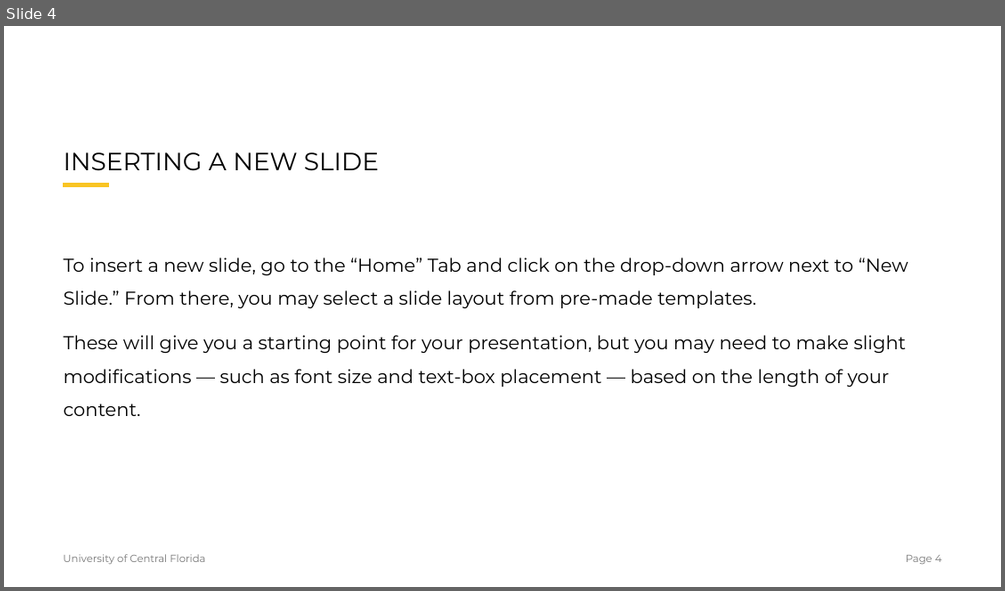
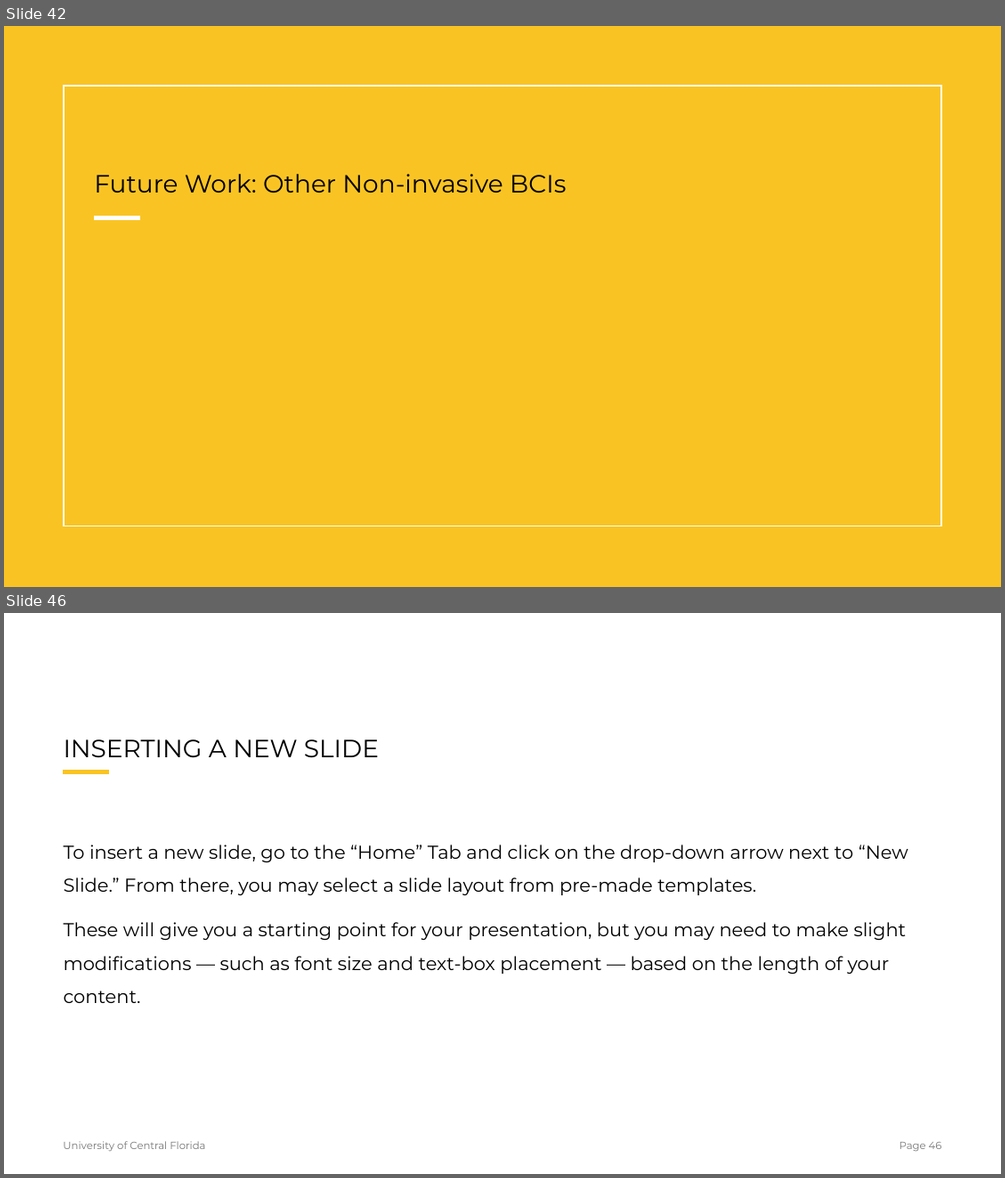
Before and after one commit to Wanyea/NeuroGaze, a slide deck: Research Documents/Thesis/NeuroGazeThesisDefense.pptx. Shown one above the other, each under a label of ours: slide 4 before the commit, slides 42 and 46 after it; the slides between them are not shown. The pictures are 1005x591 and 1005x1178 pixels, drawn with LibreOffice and Linux fonts; fonts in the diff are those of the drawing. Boxes give left, top, right and bottom in pixels: in the first picture for what was removed or moved away, otherwise in the second. Text is boxed around its words. In the diff, an @@ line names an element or a change of style, - is before the commit and + after.

```diff
--- a/Research Documents/Thesis/NeuroGazeThesisDefense.pptx
+++ b/Research Documents/Thesis/NeuroGazeThesisDefense.pptx
@@ slide 42 added at [4,26,1001,587], background #FFFFFF @@
@@ rectangle added at [4,26,1001,587], fill #F9C423 @@
@@ rectangle added at [64,86,942,526], outline #FFFFFF 1.5 pt @@
@@ title added at [94,174,566,192], 24 pt, text #000000 @@
+Future Work: Other Non-invasive BCIs
@@ line added from (95, 217) to (140, 217), #FFFFFF 4 pt @@
@@ what was slide 4 is now slide 46 @@
@@ page number at [899,1142,942,1151]: text changed @@
-Page 4
+Page 46
```
Also in this commit, not shown: 2 slides changed, 41 other slides added, 1 other file.
